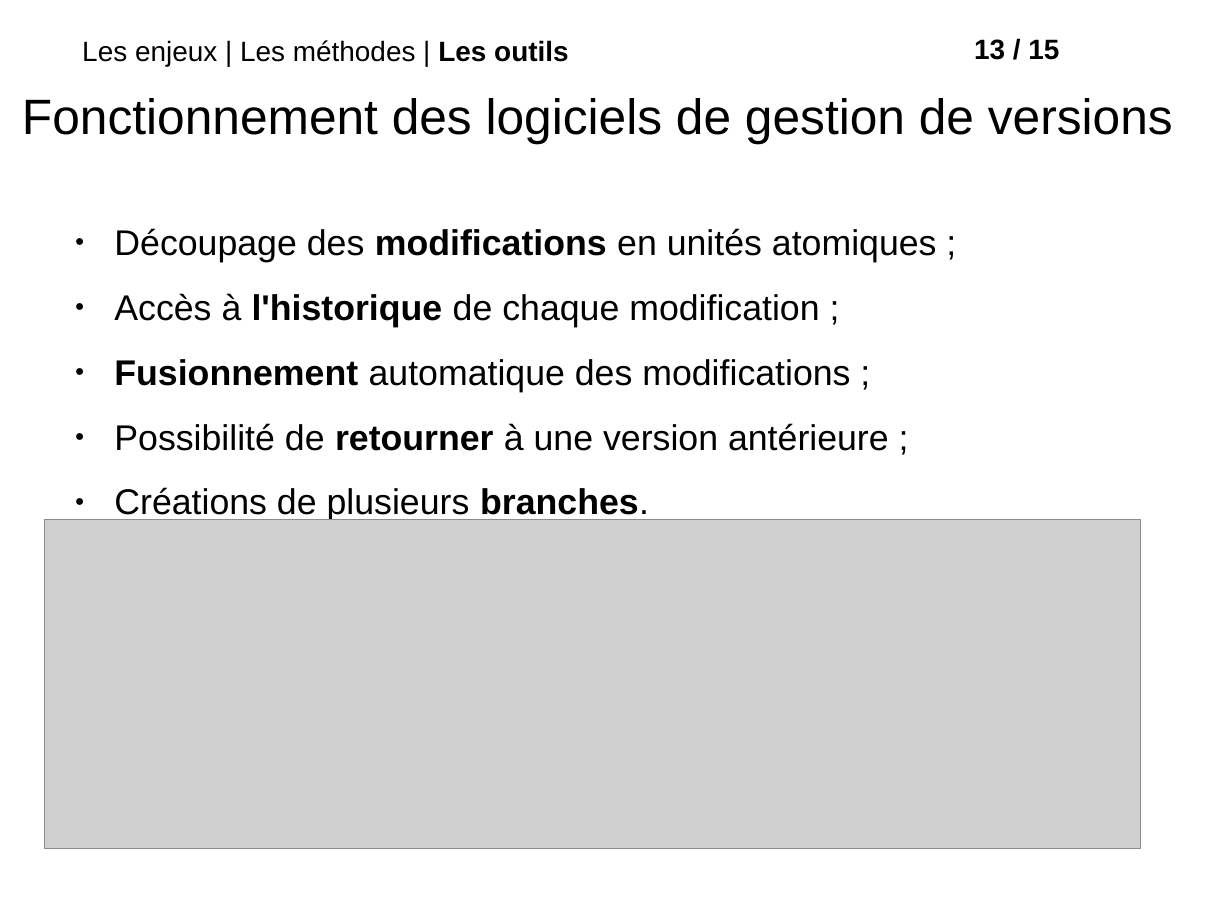
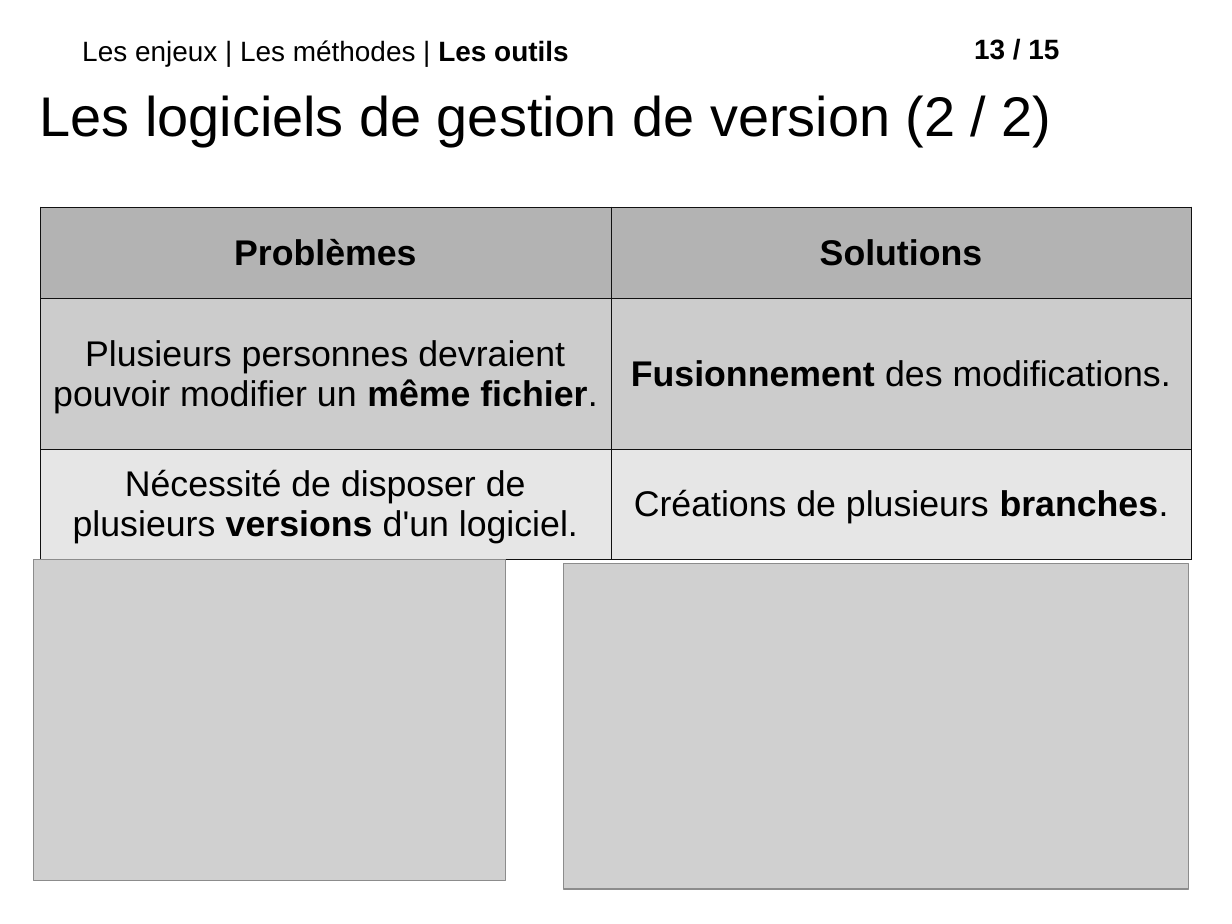
Before and after one commit to roipoussiere/organisation-collaborative-du-travail, a slide deck: slide 14 of organisation_collaborative_du_travail.odp. Drawn at 1232x924 pixels with LibreOffice and Linux fonts; fonts in the diff are those of the drawing; grey boxes stand for pictures; background and template pictures are left out. Boxes give left, top, right and bottom in pixels: in the first picture for what was removed or moved away, otherwise in the second. Text is boxed around its words. In the diff, an @@ line names an element or a change of style, - is before the commit and + after.

```diff
--- a/organisation_collaborative_du_travail.odp
+++ b/organisation_collaborative_du_travail.odp
@@ title at (x1=40, y1=95, x2=1052, y2=146): text changed; size 32 to 36 pt @@
-Fonctionnement des logiciels de gestion de versions
+Les logiciels de gestion de version (2 / 2)
@@ table added at (x1=40, y1=207, x2=1192, y2=559), 3 rows, 2 columns @@
+Problèmes | Solutions
+Plusieurs personnes devraient pouvoir modifier un même fichier. | Fusionnement des modifications.
+Nécessité de disposer de plusieurs versions d'un logiciel. | Créations de plusieurs branches.
@@ text removed at (x1=114, y1=228, x2=937, y2=522) @@
-● Découpage des modifications en unités atomiques ;
-● Accès à l'historique de chaque modification ;
-● Fusionnement automatique des modifications ;
-● Possibilité de retourner à une version antérieure ;
-● Créations de plusieurs branches.
@@ picture added at (x1=34, y1=560, x2=505, y2=881) @@
@@ picture resized from (x1=45, y1=520, x2=1141, y2=850) to (x1=563, y1=563, x2=1188, y2=889) @@
```
Also in this commit, not shown: 7 other slides changed, 1 slide added, 1 slide removed, 25 other files.
